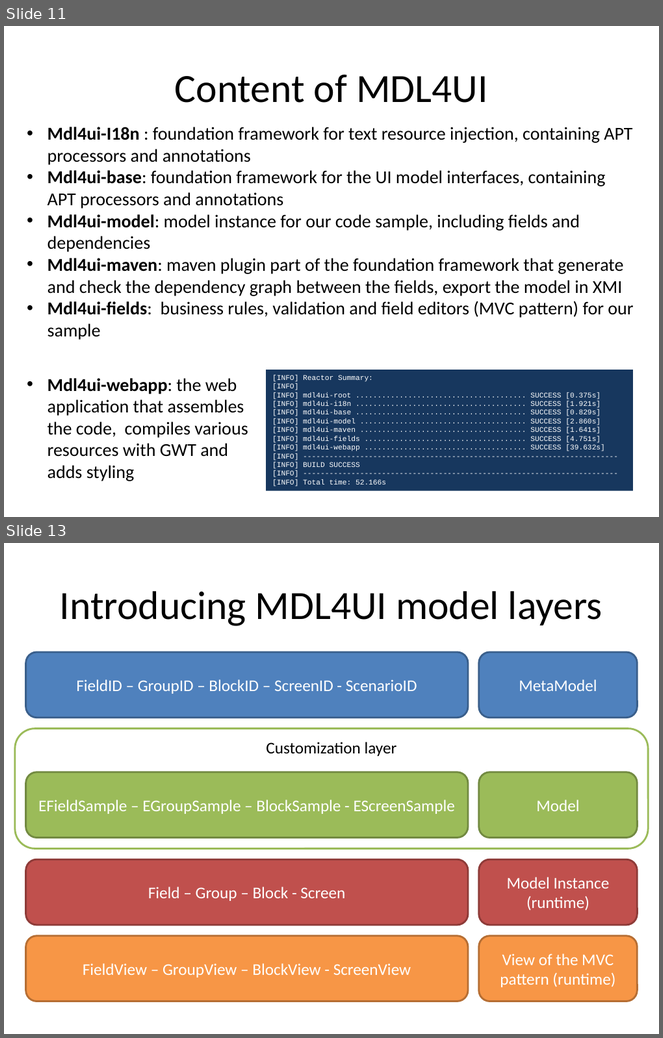
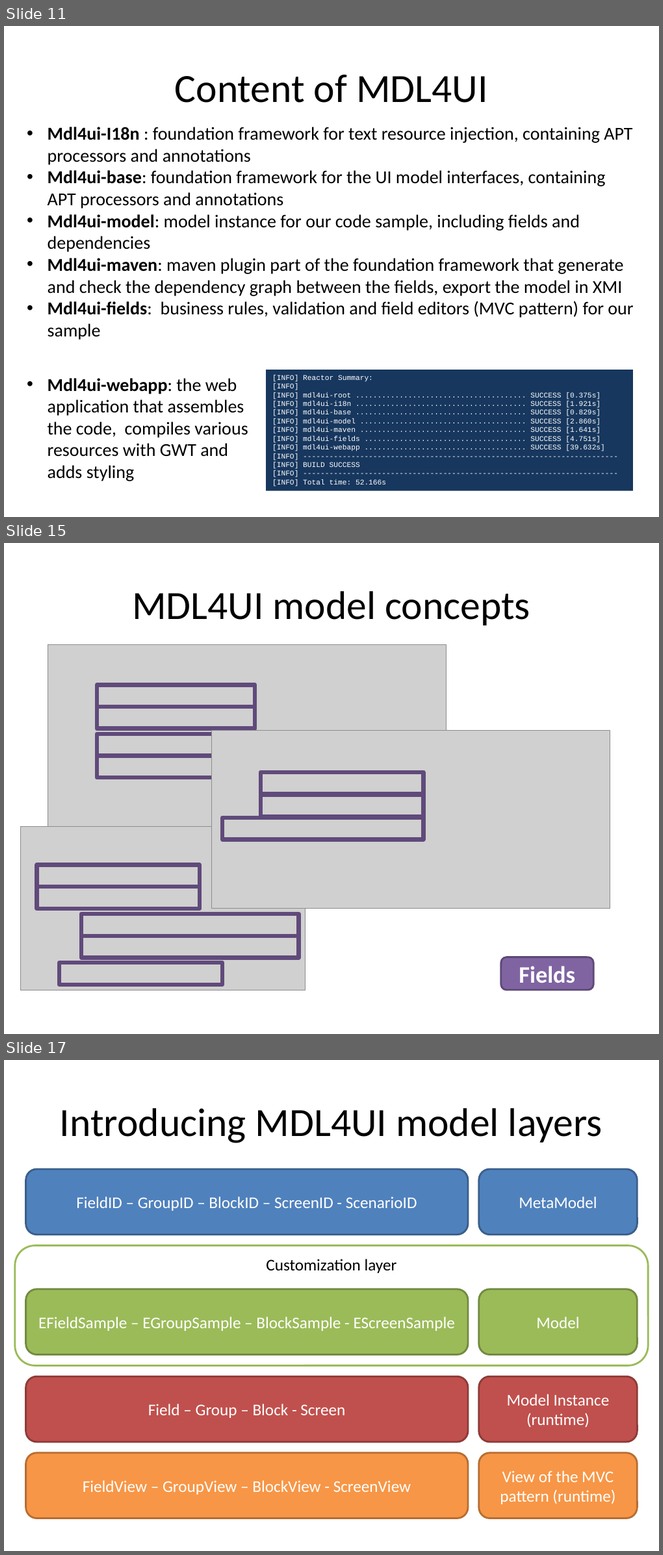
Before and after one commit to lesfurets/mdl4ui, a slide deck: mdl4ui-docs/mdl4ui_cg2013.pptx. Shown one above the other, each under a label of ours: slides 11 and 13 before the commit, slides 11, 15 and 17 after it; the slides between them are not shown. The pictures are 663x1038 and 663x1555 pixels, drawn with LibreOffice and Linux fonts; fonts in the diff are those of the drawing; grey boxes stand for pictures. Boxes give left, top, right and bottom in pixels: in the first picture for what was removed or moved away, otherwise in the second. Text is boxed around its words. In the diff, an @@ line names an element or a change of style, - is before the commit and + after.

```diff
--- a/mdl4ui-docs/mdl4ui_cg2013.pptx
+++ b/mdl4ui-docs/mdl4ui_cg2013.pptx
@@ slide 15 added at box(4, 543, 659, 1034), background #FFFFFF @@
@@ title added at box(132, 591, 530, 626), 44 pt, text #000000 @@
+MDL4UI model concepts
@@ picture added at box(48, 644, 446, 847) @@
@@ picture added at box(212, 730, 610, 908) @@
@@ group added at box(97, 685, 256, 778): 4 rectangles @@
@@ rectangle added at box(261, 772, 424, 794), outline #604A7B 4.5 pt @@
@@ rectangle added at box(261, 795, 424, 817), outline #604A7B 4.5 pt @@
@@ picture added at box(20, 826, 306, 990) @@
@@ rectangle added at box(222, 817, 423, 839), outline #604A7B 4.5 pt @@
@@ group added at box(36, 865, 299, 984): 5 rectangles @@
@@ rounded rectangle added at box(501, 958, 594, 990), fill #8064A2, outline #5F4A78 2 pt, 26 pt, text #FFFFFF, bold @@
+Fields
@@ what was slide 13 is now slide 17 @@
```
Also in this commit, not shown: 7 slides changed, 4 other slides added.
